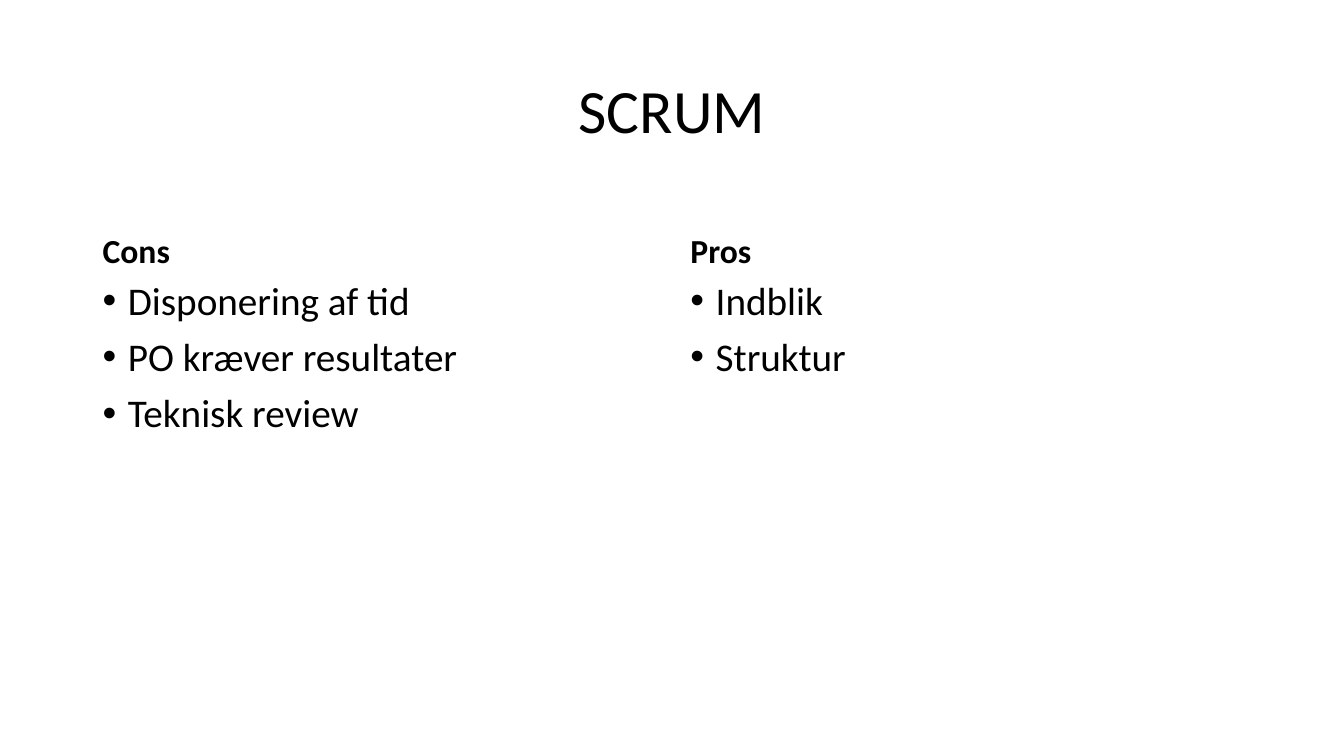
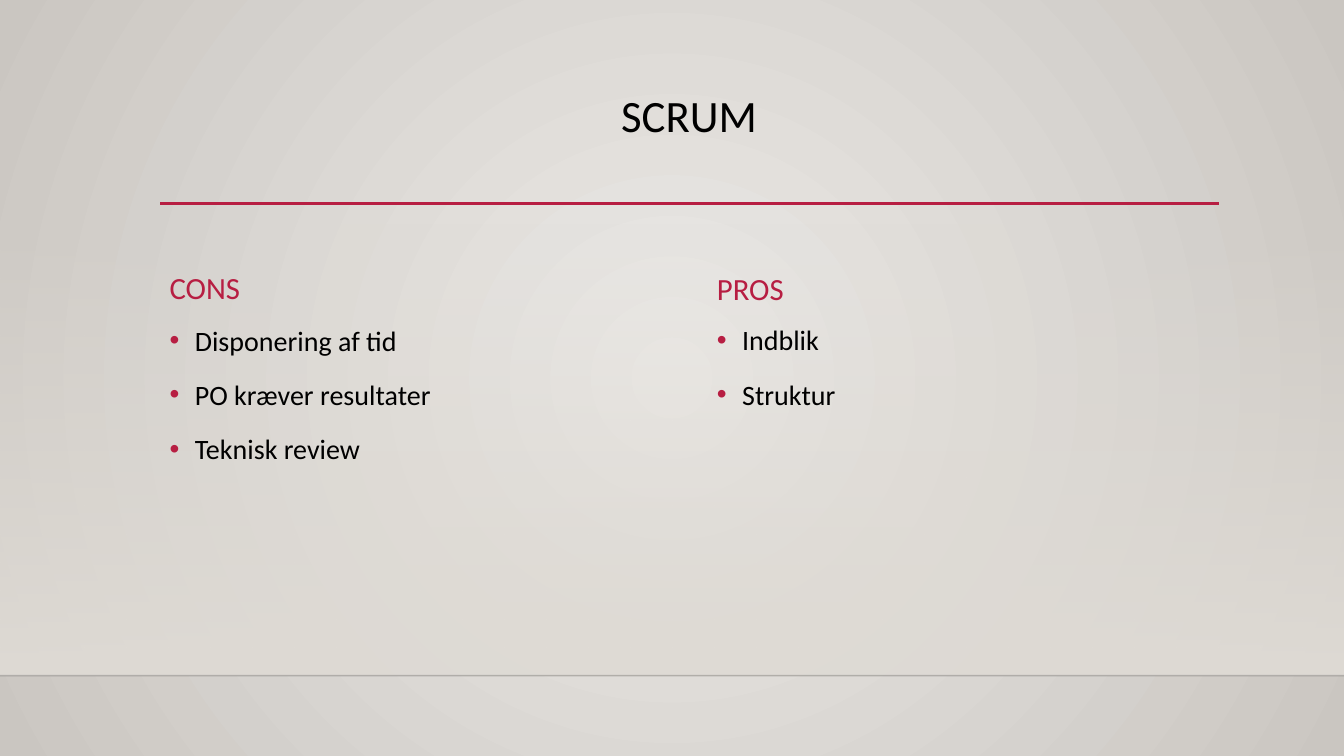
Before and after one commit to asgerhs/FogProject, a slide deck: slide 3 of Rapport/Præsentation.pptx. Drawn at 1344x756 pixels with LibreOffice and Linux fonts; fonts in the diff are those of the drawing; background and template pictures are left out. Boxes give left, top, right and bottom in pixels: in the first picture for what was removed or moved away, otherwise in the second. Text is boxed around its words. In the diff, an @@ line names an element or a change of style, - is before the commit and + after.

Commit message:
+ design

```diff
--- a/Rapport/Præsentation.pptx
+++ b/Rapport/Præsentation.pptx
@@ background #FFFFFF to gradient #ECEAE7 to #CAC7C1 @@
@@ title "SCRUM": place and size @@
-title "SCRUM" at [579,93,766,134]
+title "SCRUM" at [621,103,757,133]
@@ title "SCRUM" at [621,103,757,133]: size 44 to 32 pt; vertical alignment middle to top @@
@@ line added from (160, 204) to (1220, 204), #B71E42 2.5 pt @@
@@ rectangle added at [0,223,1344,676], fill gradient #DFDBD5 @@
@@ text at [170,279,240,299]: text changed; size 24 to 22 pt; text colour #000000 to #B71E42; bold off @@
-Cons
+CONS
@@ text at [717,280,784,300]: text changed; size 24 to 22 pt; text colour #000000 to #B71E42; bold off @@
-Pros
+PROS
@@ text "Disponering af tid" at [195,331,431,459]: size 28 to 20 pt; line spacing 0.9 to 1.2 @@
@@ text "Disponering af tid": place and size @@
-text "Disponering af tid" at [128,287,457,428]
+text "Disponering af tid" at [195,331,431,459]
@@ text "Indblik": place and size @@
-text "Indblik" at [716,287,846,372]
+text "Indblik" at [742,330,835,405]
@@ text "Indblik" at [742,330,835,405]: size 28 to 20 pt; line spacing 0.9 to 1.2 @@
@@ line added from (0, 676) to (1344, 676), #000001 1 pt @@
```
Also in this commit, not shown: 4 other slides changed.
